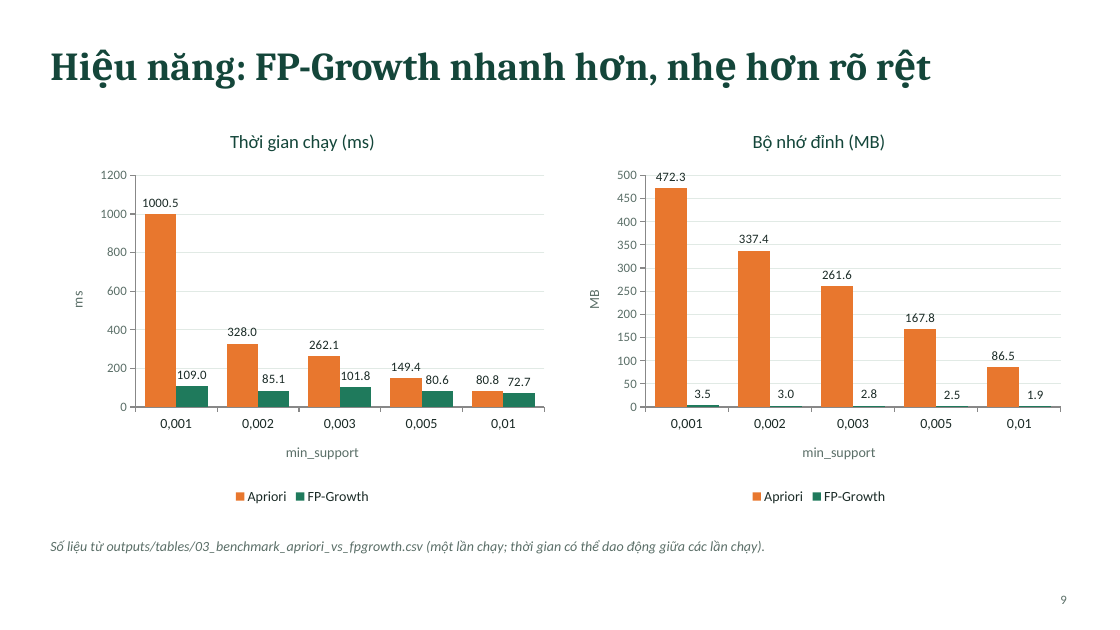
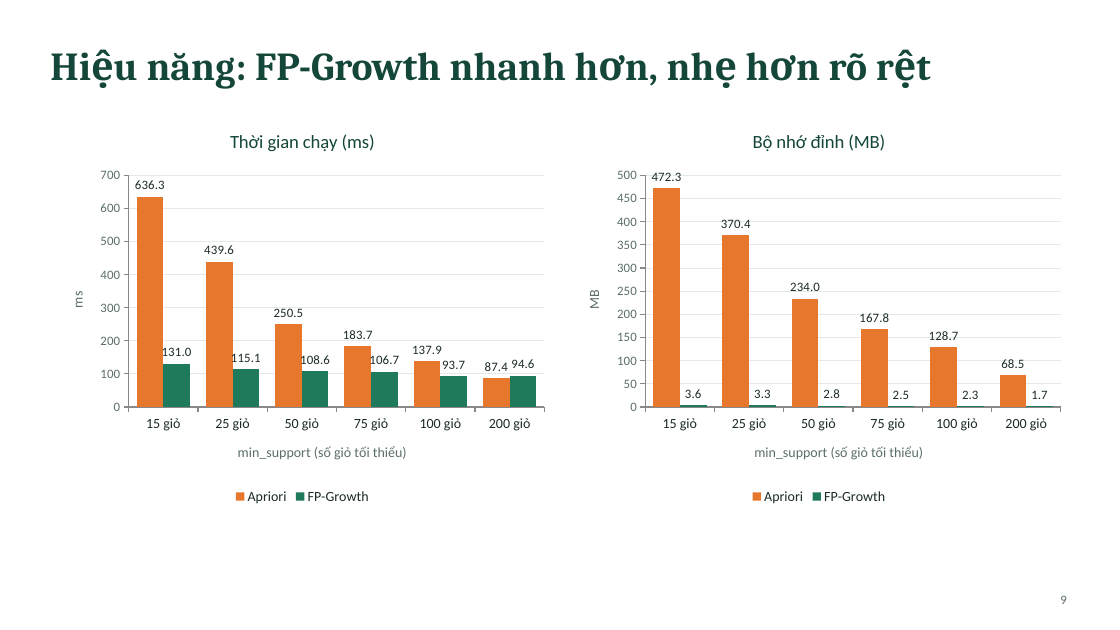
Before and after one commit to dth251/DATA-MINING-PROJECT-01, a slide deck: slide 9 of presentation/BAO_CAO_PROJECT-DATA-MINING.pptx. Drawn at 1120x630 pixels with LibreOffice and Linux fonts; fonts in the diff are those of the drawing. Boxes give left, top, right and bottom in pixels: in the first picture for what was removed or moved away, otherwise in the second. Text is boxed around its words. In the diff, an @@ line names an element or a change of style, - is before the commit and + after.

```diff
--- a/presentation/BAO_CAO_PROJECT-DATA-MINING.pptx
+++ b/presentation/BAO_CAO_PROJECT-DATA-MINING.pptx
@@ column chart at box(50, 113, 555, 508) @@
-categories: 0,001, 0,002, 0,003, 0,005, 0,01
+categories: 15 giỏ, 25 giỏ, 50 giỏ, 75 giỏ, 100 giỏ, 200 giỏ
-Apriori: 1000.5, 328, 262.1, 149.3, 80.8
+Apriori: 636.3, 439.6, 250.5, 183.7, 137.9, 87.4
-FP-Growth: 109, 85, 101.8, 80.6, 72.7
+FP-Growth: 131, 115.1, 108.6, 106.7, 93.7, 94.6
@@ category axis title "min_support" to "min_support (số giỏ tối thiểu)" @@
@@ column chart at box(567, 113, 1071, 508) @@
-categories: 0,001, 0,002, 0,003, 0,005, 0,01
+categories: 15 giỏ, 25 giỏ, 50 giỏ, 75 giỏ, 100 giỏ, 200 giỏ
-Apriori: 472.3, 337.4, 261.6, 167.8, 86.5
+Apriori: 472.3, 370.4, 234, 167.8, 128.7, 68.5
-FP-Growth: 3.5, 3, 2.8, 2.5, 1.9
+FP-Growth: 3.6, 3.3, 2.8, 2.5, 2.3, 1.7
@@ category axis title "min_support" to "min_support (số giỏ tối thiểu)" @@
@@ text removed at box(50, 540, 765, 554) @@
-Số liệu từ outputs/tables/03_benchmark_apriori_vs_fpgrowth.csv (một lần chạy; thời gian có thể dao động giữa các lần chạy).
```
Also in this commit, not shown: 10 other slides changed.
